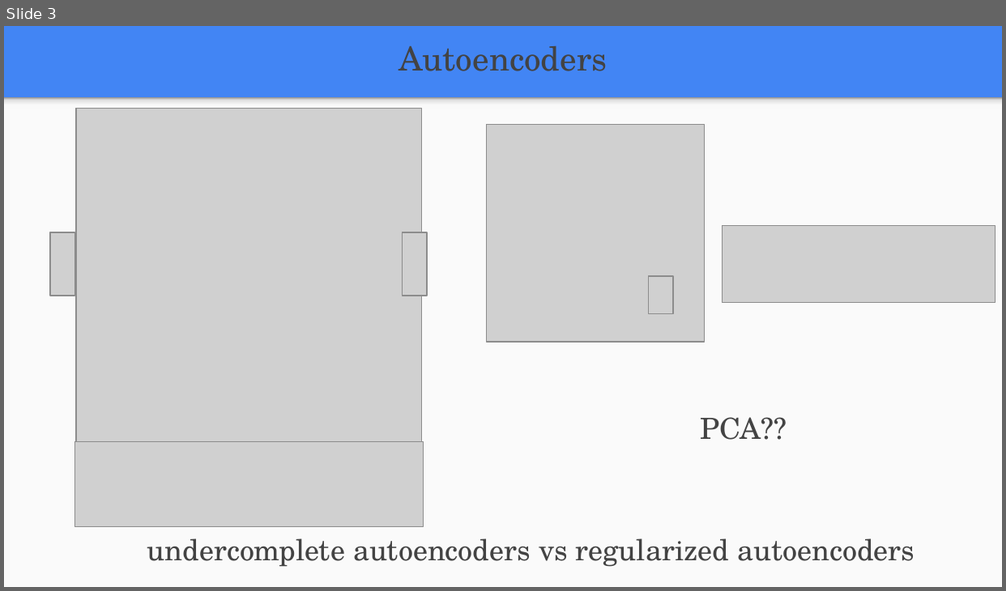
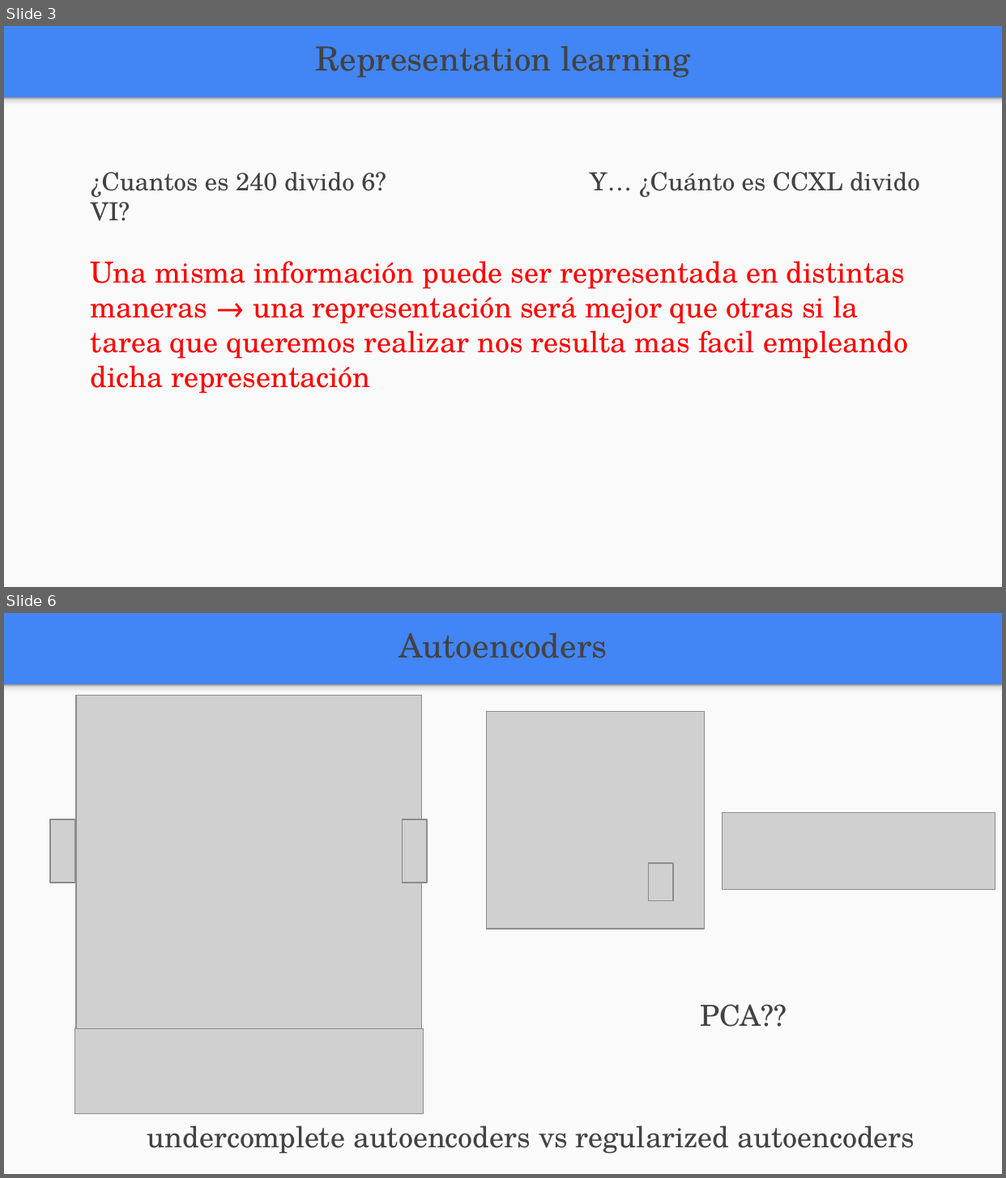
Before and after one commit to FIUBA-Posgrado-Inteligencia-Artificial/aprendizaje_profundo, a slide deck: clase_7/teoria/Clase_7.pptx. Shown one above the other, each under a label of ours: slide 3 before the commit, slides 3 and 6 after it; the slides between them are not shown. The pictures are 1006x591 and 1006x1178 pixels, drawn with LibreOffice and Linux fonts; fonts in the diff are those of the drawing; grey boxes stand for pictures. Boxes give left, top, right and bottom in pixels: in the first picture for what was removed or moved away, otherwise in the second. Text is boxed around its words. In the diff, an @@ line names an element or a change of style, - is before the commit and + after.

```diff
--- a/clase_7/teoria/Clase_7.pptx
+++ b/clase_7/teoria/Clase_7.pptx
@@ slide 3 added at [4,26,1002,587], background #4285F4; not listed: 2 template elements that a slide beside it also shows @@
@@ text added at [315,46,690,78], 24 pt, text #424242 @@
+Representation learning
@@ text added at [91,172,920,198], 18 pt, text #424242 @@
+¿Cuantos es 240 divido 6? Y… ¿Cuánto es CCXL divido VI?
@@ text added at [91,261,908,359], 21 pt, text #FF0000 @@
+Una misma información puede ser representada en distintas maneras → una representación será mejor que otras si la tarea que queremos realizar nos resulta mas facil empleando dicha representación
@@ what was slide 3 is now slide 6 @@
```
Also in this commit, not shown: 13 slides changed, 1 other slide added, 6 other files.
